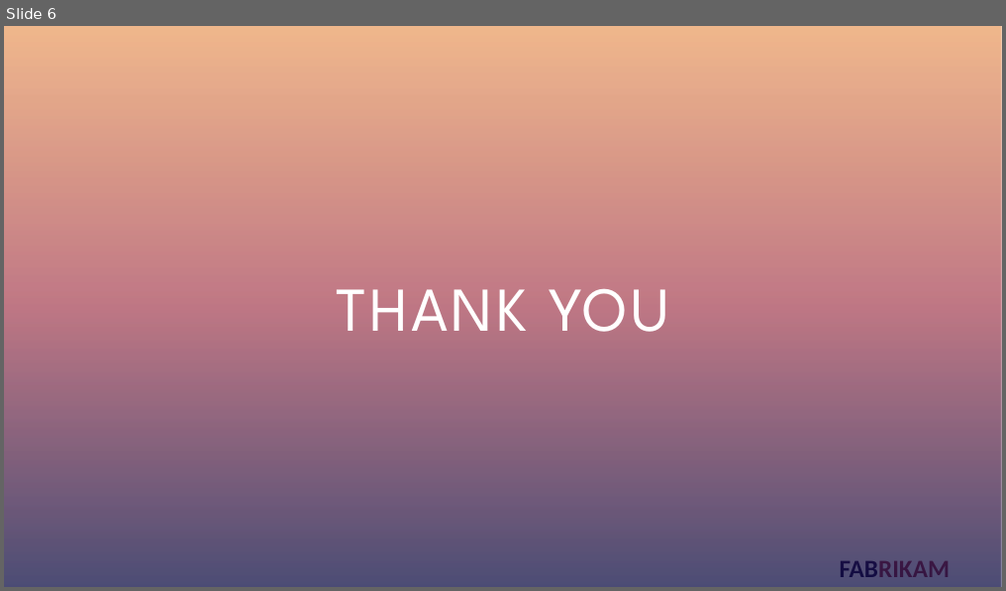
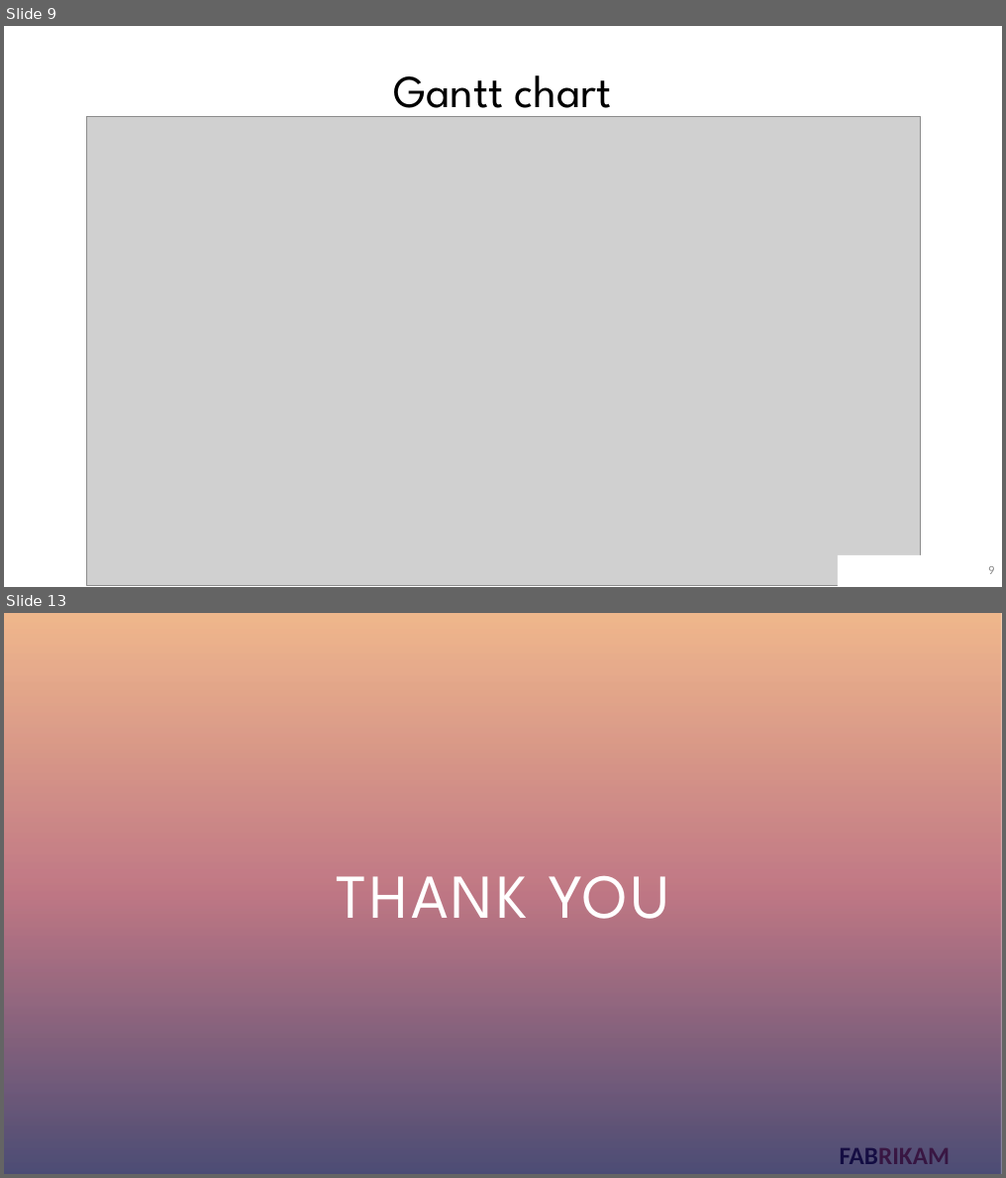
Before and after one commit to Pathfinder-Team/Computing-Project-2019---PathFinder, a slide deck: Documents/Technical Proposal - Due 21-10-19/PathFinder_presentation.pptx. Shown one above the other, each under a label of ours: slide 6 before the commit, slides 9 and 13 after it; the slides between them are not shown. The pictures are 1006x591 and 1006x1178 pixels, drawn with LibreOffice and Linux fonts; fonts in the diff are those of the drawing; grey boxes stand for pictures; background and template pictures are left out. Boxes give left, top, right and bottom in pixels: in the first picture for what was removed or moved away, otherwise in the second. Text is boxed around its words. In the diff, an @@ line names an element or a change of style, - is before the commit and + after.

```diff
--- a/Documents/Technical Proposal - Due 21-10-19/PathFinder_presentation.pptx
+++ b/Documents/Technical Proposal - Due 21-10-19/PathFinder_presentation.pptx
@@ slide 9 added at (4, 26, 1002, 587), background #FFFFFF; not listed: 1 template element that a slide beside it also shows @@
@@ title added at (394, 76, 612, 121), 44 pt, text #000000 @@
+Gantt chart
@@ picture added at (86, 116, 921, 585) @@
@@ rectangle added at (838, 556, 954, 587), fill #FFFFFF @@
@@ page number added at (988, 567, 994, 574), 12 pt, text #8C8C8C @@
+9
@@ what was slide 6 is now slide 13 @@
```
Also in this commit, not shown: 3 slides changed, 6 other slides added.
